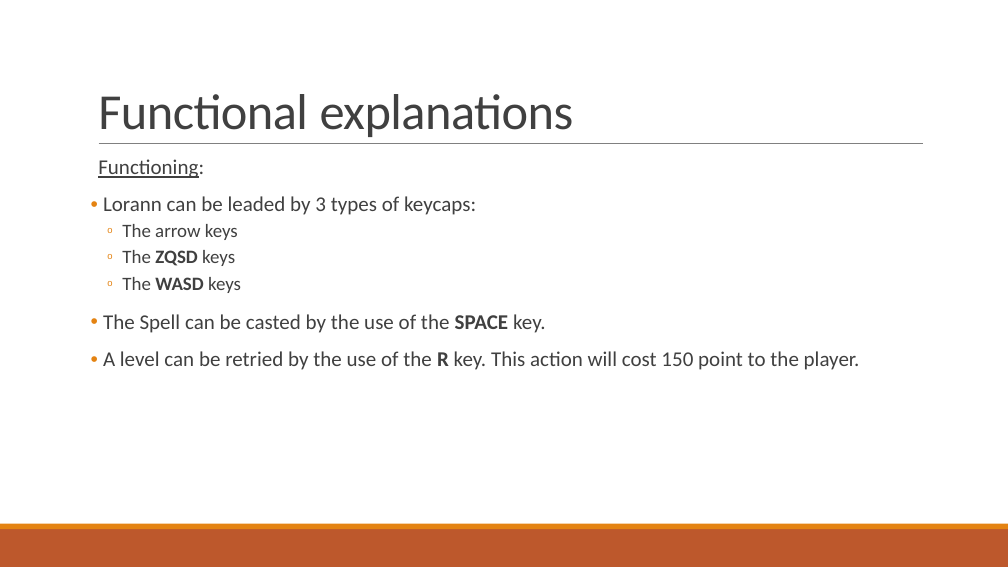
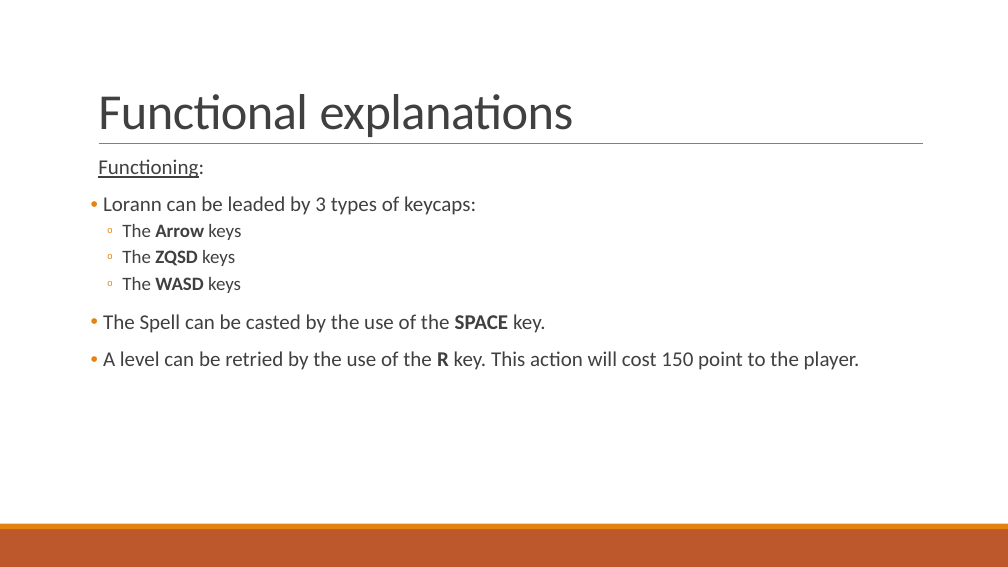
Before and after one commit to Studisys/Lorann-Java-Project----Exia-CESI-A1, a slide deck: slide 9 of Deliverables/Lorann - PowerPoint.pptx. Drawn at 1008x567 pixels with LibreOffice and Linux fonts; fonts in the diff are those of the drawing. Boxes give left, top, right and bottom in pixels: in the first picture for what was removed or moved away, otherwise in the second. Text is boxed around its words. In the diff, an @@ line names an element or a change of style, - is before the commit and + after.

```diff
--- a/Deliverables/Lorann - PowerPoint.pptx
+++ b/Deliverables/Lorann - PowerPoint.pptx
@@ text at box(122, 224, 241, 240): text changed @@
-  o The arrow keys
+  o The Arrow keys
```
Also in this commit, not shown: 2 other files.
